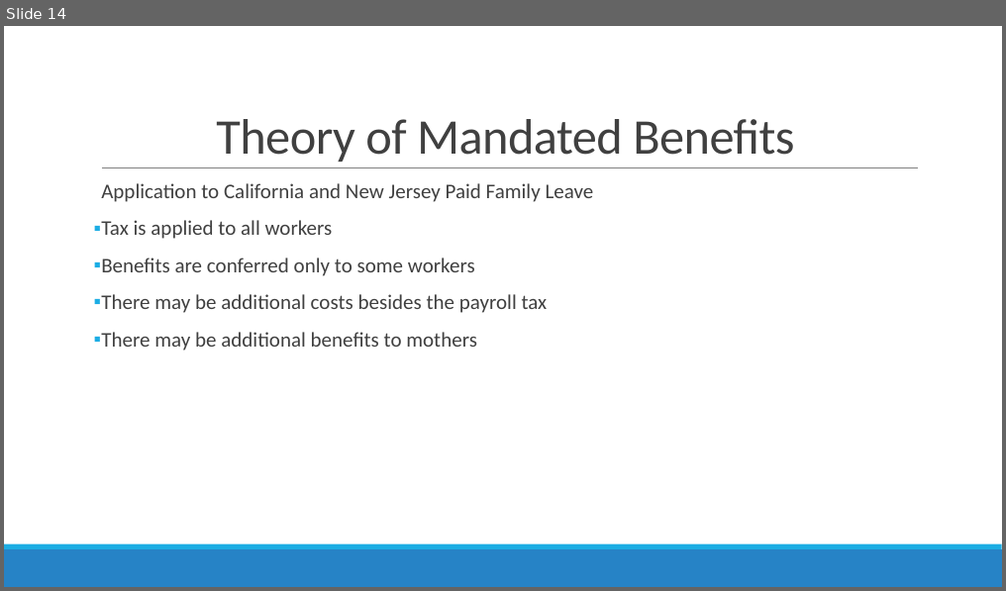
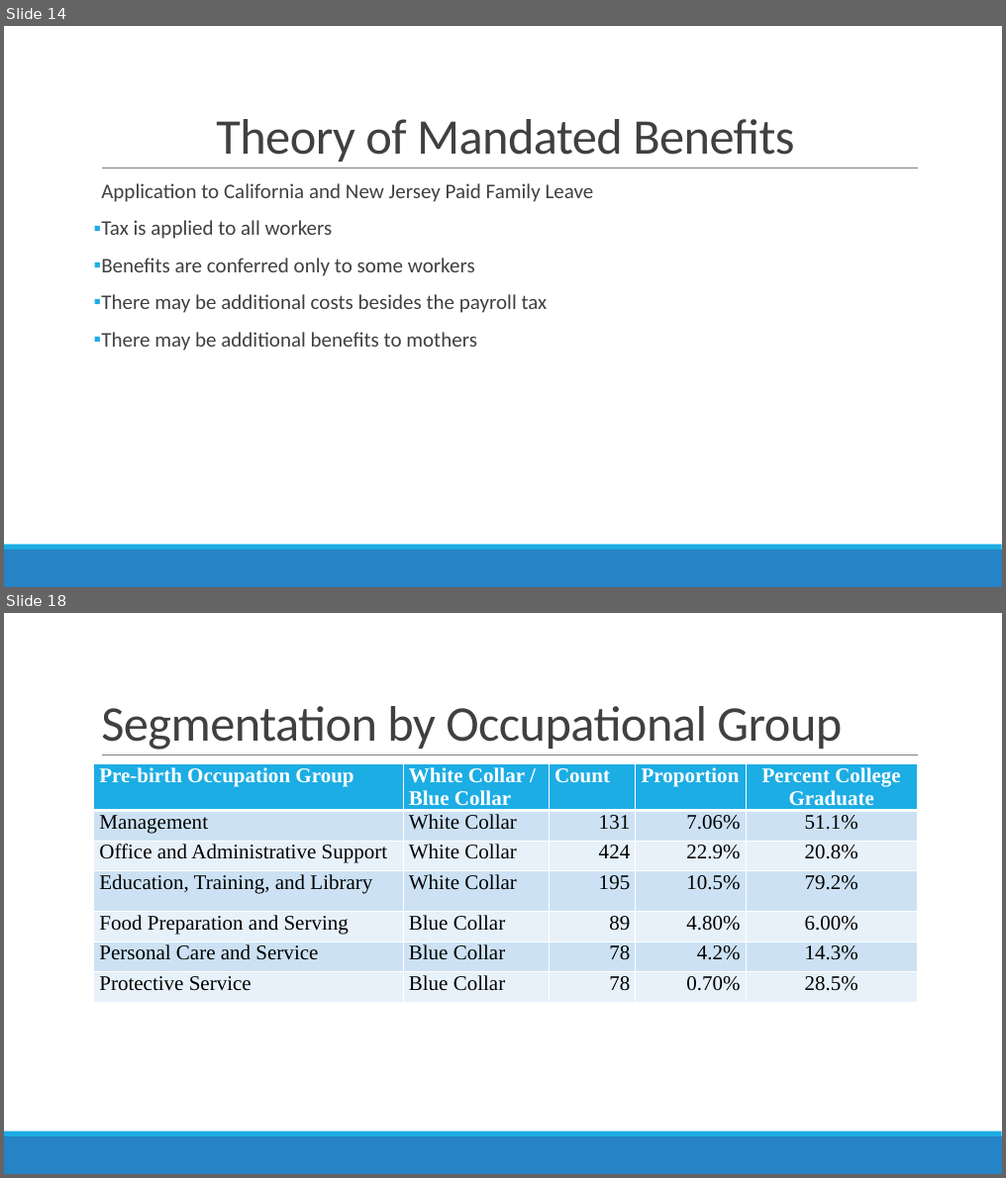
Before and after one commit to alexgoldsmith/Thesis, a slide deck: Thesis.pptx. Shown one above the other, each under a label of ours: slide 14 before the commit, slides 14 and 18 after it; the slides between them are not shown. The pictures are 1006x591 and 1006x1178 pixels, drawn with LibreOffice and Linux fonts; fonts in the diff are those of the drawing. Boxes give left, top, right and bottom in pixels: in the first picture for what was removed or moved away, otherwise in the second. Text is boxed around its words. In the diff, an @@ line names an element or a change of style, - is before the commit and + after.

```diff
--- a/Thesis.pptx
+++ b/Thesis.pptx
@@ slide 18 added at [4, 613, 1002, 1174], background #FFFFFF; not listed: 3 template elements that a slide beside it also shows @@
@@ title added at [101, 706, 842, 750], 48 pt, text #404040 @@
+Segmentation by Occupational Group
@@ table added at [94, 764, 918, 1006], 7 rows, 5 columns @@
+Pre-birth Occupation Group | White Collar / Blue Collar | Count | Proportion | Percent College Graduate
+Management | White Collar | 131 | 7.06% | 51.1%
+Office and Administrative Support | White Collar | 424 | 22.9% | 20.8%
+Education, Training, and Library | White Collar | 195 | 10.5% | 79.2%
+Food Preparation and Serving | Blue Collar | 89 | 4.80% | 6.00%
+Personal Care and Service | Blue Collar | 78 | 4.2% | 14.3%
+Protective Service | Blue Collar | 78 | 0.70% | 28.5%
```
Also in this commit, not shown: 4 other slides added.
